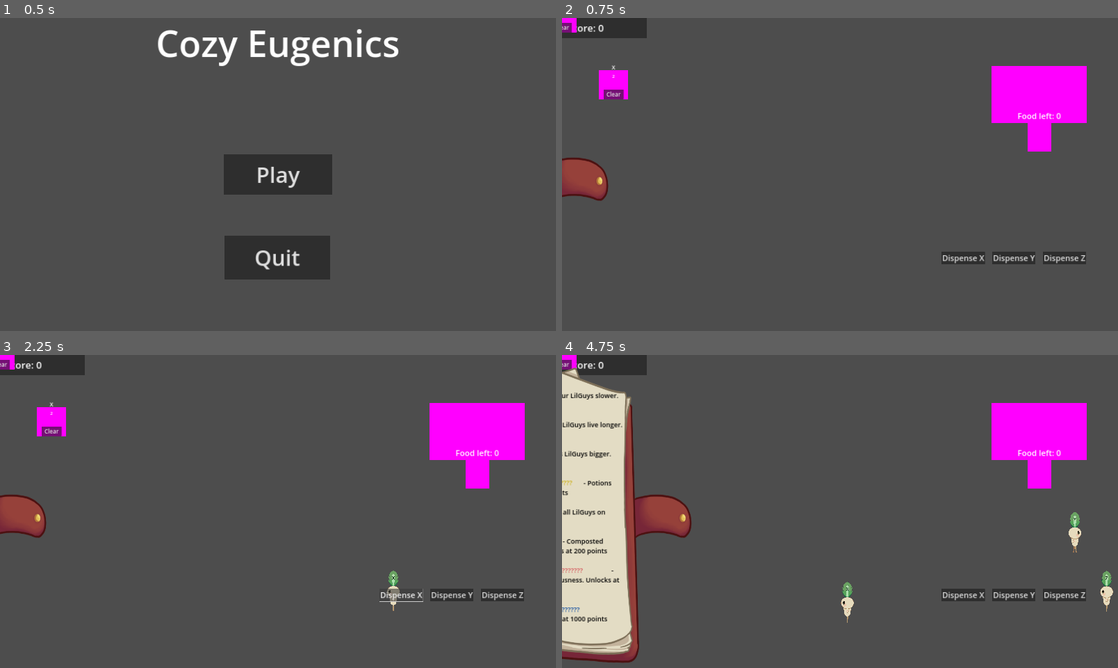
Above: before the commit, frames 1-4 (two rows, left to right).
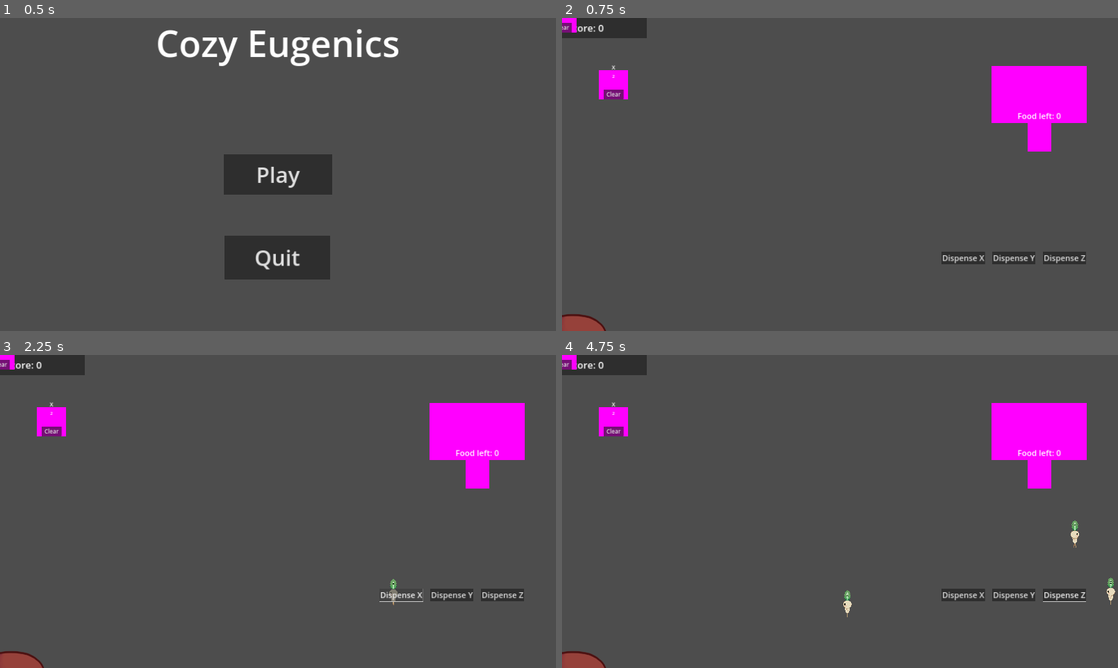
Above: after the commit, the same moments.

Repository: BoopEnthusiast/Cozy-Spring-Jam-2024
Game: Godot game, scene res://scenes/main_menu_screen.tscn
Two runs of this game, one before a commit and one after it. Both use one fixed random seed, a clock stepped at 60 frames per second and the inputs below.
Inputs (mouse positions are in pixels of both pictures, inside the frame that each line leads up to):
- Up to frame 1 (0.5 s): no input
- Up to frame 2 (0.75 s): click "Play" at 0.5 s
- Up to frame 3 (2.25 s): click "Clear" at 1.25 s; click "Dispense X" at 2 s
- Up to frame 4 (4.75 s): click "Dispense Y" at 2.75 s; click "Dispense Z" at 3.5 s; click (578, 517) at 4.27 s

Frame 1 is identical in both runs. In frame 2, 1.3% of the frame differs, in the area x 0-9%, y 44-100%; in frame 3, 1.4%; in frame 4, 13%, in the area x 0-100%, y 4-100%.

Commit message:
Recipes working

Diff:
--- a/scenes/main.tscn
+++ b/scenes/main.tscn
@@ -78,8 +78,6 @@
 [node name="RecipesScreen" type="CanvasLayer" parent="."]
 
 [node name="RecipeBackground" parent="RecipesScreen" instance=ExtResource("8_hntjs")]
-offset_top = -1509.0
-offset_bottom = 1462.0
 
 [node name="AudioStreamPlayer" type="AudioStreamPlayer" parent="."]
 stream = ExtResource("10_pab80")
--- a/scenes/recipes_screen.tscn
+++ b/scenes/recipes_screen.tscn
@@ -31,6 +31,36 @@
 		text = slowArray[1]
 
 "
+
+[sub_resource type="Animation" id="Animation_i6dvc"]
+length = 0.001
+tracks/0/type = "value"
+tracks/0/imported = false
+tracks/0/enabled = true
+tracks/0/path = NodePath(".:position")
+tracks/0/interp = 1
+tracks/0/loop_wrap = true
+tracks/0/keys = {
+"times": PackedFloat32Array(0),
+"transitions": PackedFloat32Array(1),
+"update": 0,
+"values": [Vector2(-3000, -429)]
+}
+
+[sub_resource type="Animation" id="Animation_1re22"]
+resource_name = "close_recipes"
+tracks/0/type = "value"
+tracks/0/imported = false
+tracks/0/enabled = true
+tracks/0/path = NodePath(".:position")
+tracks/0/interp = 1
+tracks/0/loop_wrap = true
+tracks/0/keys = {
+"times": PackedFloat32Array(0, 1),
+"transitions": PackedFloat32Array(1, 1),
+"update": 0,
+"values": [Vector2(-1500, -429), Vector2(-3000, -429)]
+}
 
 [sub_resource type="Animation" id="Animation_cxq55"]
 resource_name = "open_recipes"
@@ -47,36 +77,6 @@
 "values": [Vector2(-3000, -429), Vector2(-1500, -429)]
 }
 
-[sub_resource type="Animation" id="Animation_i6dvc"]
-length = 0.001
-tracks/0/type = "value"
-tracks/0/imported = false
-tracks/0/enabled = true
-tracks/0/path = NodePath(".:position")
-tracks/0/interp = 1
-tracks/0/loop_wrap = true
-tracks/0/keys = {
-"times": PackedFloat32Array(0),
-"transitions": PackedFloat32Array(1),
-"update": 0,
-"values": [Vector2(-3000, -429)]
-}
-
-[sub_resource type="Animation" id="Animation_1re22"]
-resource_name = "close_recipes"
-tracks/0/type = "value"
-tracks/0/imported = false
-tracks/0/enabled = true
-tracks/0/path = NodePath(".:position")
-tracks/0/interp = 1
-tracks/0/loop_wrap = true
-tracks/0/keys = {
-"times": PackedFloat32Array(0, 1),
-"transitions": PackedFloat32Array(1, 1),
-"update": 0,
-"values": [Vector2(-1500, -429), Vector2(-3000, -429)]
-}
-
 [sub_resource type="AnimationLibrary" id="AnimationLibrary_2gads"]
 _data = {
 "RESET": SubResource("Animation_i6dvc"),
--- a/scripts/cauldron.gd
+++ b/scripts/cauldron.gd
@@ -44,10 +44,12 @@
 		Singleton.points_multiplier = 1
 		generate_recipe()
 		return
+
 	var index = 0
 	for recipe in Singleton.ALL_RECIPES:
 		if recipe == current_label.text:
 			Singleton.recipe_effectors[index].call()
+			break
 		index += 1
 
 
--- a/scripts/lil_guy.gd
+++ b/scripts/lil_guy.gd
@@ -96,6 +96,7 @@
 
 
 func update_sprite():
+	print("hello?")
 	# Flip the horizontals of the animation depending on the direction
 	sprite.flip_h = direction.x > 0
 
@@ -113,6 +114,6 @@
 
 func update_effects() -> void:
 	speed = Singleton.speed
-	apply_scale(Vector2(Singleton.size, Singleton.size))
+	scale = Vector2(Singleton.size, Singleton.size)
 	food_worth = Singleton.food_worth
 	timer.wait_time = Singleton.life_length
--- a/scripts/singleton.gd
+++ b/scripts/singleton.gd
@@ -1,7 +1,7 @@
 extends Node
 
 # Attribute multipliers
-const SLOW_MULTIPLIER = 0.8
+const SLOW_MULTIPLIER = 0.6
 const LENGTHEN_LIFE_MULTIPLIER = 1.5
 const HITBOX_SIZE_MULTIPLIER = 1.3
 const NEXT_POINTS_GAINED_MULTIPLIER = 1.5
@@ -16,7 +16,7 @@
 const FOOD_INCREASE_RECIPE = "ZYXYXZYX"
 const SENTIENCE_RECIPE = "ZYXYZXZXYZXYYZXZXYXZXXYZX"
 const STRENGTH_RECIPE = "XZYXZXYZYXZXZXZYXYYZXYYZXXZYY"
-const ALL_RECIPES = [SLOW_RECIPE, LENGTHEN_RECIPE, HITBOX_RECIPE, POINTS_RECIPE, KILL_ALL_RECIPE, FOOD_INCREASE_RECIPE, SENTIENCE_RECIPE, STRENGTH_RECIPE]
+const ALL_RECIPES: Array[String] = [SLOW_RECIPE, LENGTHEN_RECIPE, HITBOX_RECIPE, POINTS_RECIPE, KILL_ALL_RECIPE, FOOD_INCREASE_RECIPE, SENTIENCE_RECIPE, STRENGTH_RECIPE]
 
 var recipe_effectors: Array[Callable] = [Callable(self, "slow_lil_guys"), Callable(self, "lengthen_lives"), Callable(se …(195 unchanged characters)…
 
